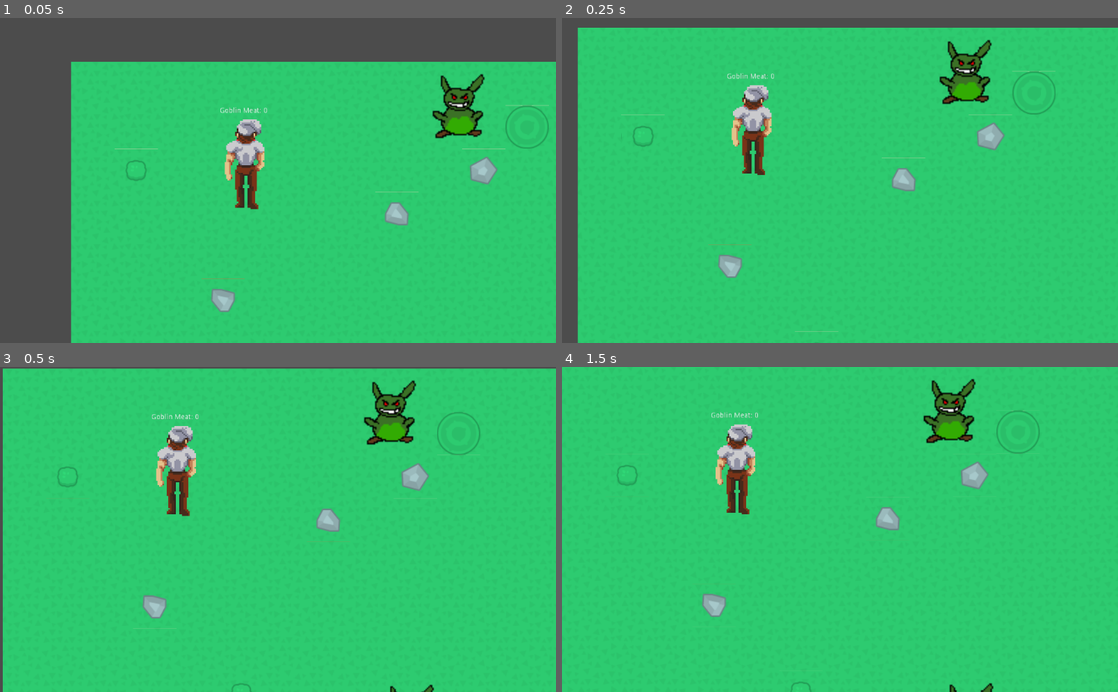
Above: before the commit, frames 1-4 (two rows, left to right).
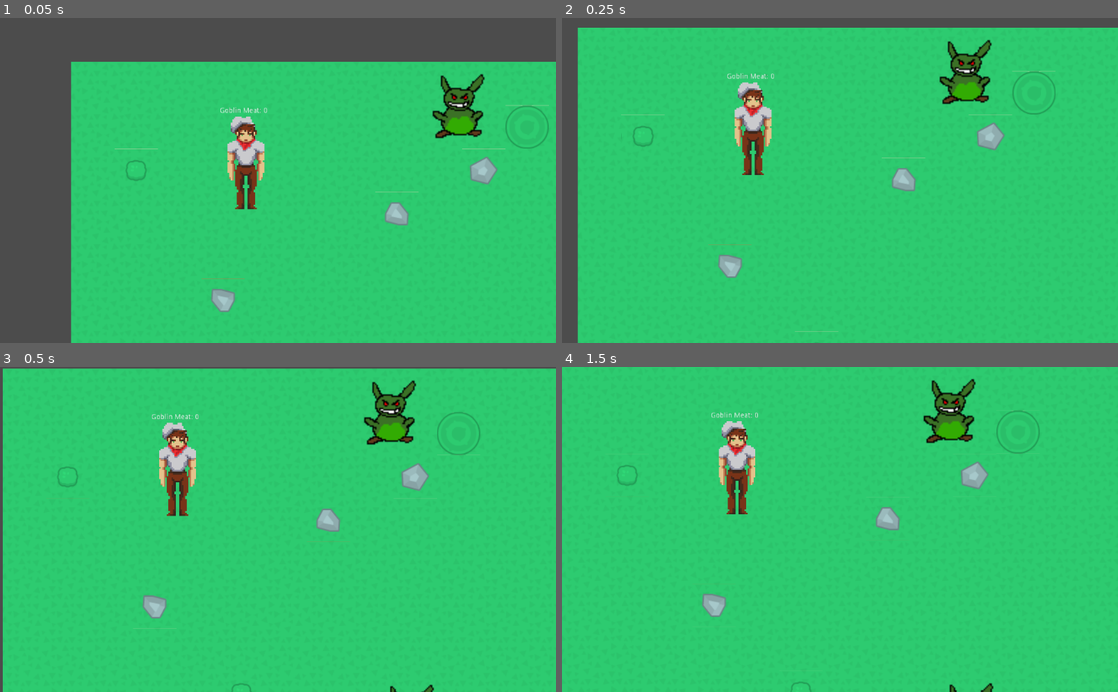
Above: after the commit, the same moments.

Repository: burtojae/ClosedForAdventure
Game: Godot game, scene res://Main.tscn
Same seed, same stepped clock (60 frames per second), same inputs: the game is played once before the commit and once after it.
Inputs:
- Up to frame 1 (0.05 s): no input
- Up to frame 2 (0.25 s): no input
- Up to frame 3 (0.5 s): no input
- Up to frame 4 (1.5 s): hold D (right) 0.53-1.28 s; tap Enter at 1.25 s; hold S (down) from 1.28 s (still down)

The runs differ from the first frame. In frame 1, 0.7% of the frame differs, in the area x 40-48%, y 30-59%; in frame 2, 0.7%; in frame 3, 0.7%; in frame 4, 0.7%.

Commit message:
Walk tweak 2
Made chef return to neutral standing frame for direction he was going in
when direction button released. Will be replaced with idle animation
when that exists.

Diff:
--- a/Main.tscn
+++ b/Main.tscn
@@ -308,7 +308,7 @@
 texture = ExtResource( 7 )
 vframes = 5
 hframes = 8
-frame = 32
+frame = 4
 _sections_unfolded = [ "Animation" ]
 
 [node name="meatCount" type="Label" parent="Player"]
--- a/PlayerWalk.gd
+++ b/PlayerWalk.gd
@@ -19,7 +19,7 @@
 			$playerAnimator.play("up")
 	elif Input.is_action_just_released("up") and $playerAnimator.get_current_animation() == "up":
 		$playerAnimator.stop() #Later this will instead set an idle
-							   #animation to play
+		$playerSprite.frame = 29 #animation to play
 
 	#Walk down.
 	if Input.is_action_pressed("down"):
@@ -28,6 +28,7 @@
 			$playerAnimator.play("down")
 	elif Input.is_action_just_released("down") and $playerAnimator.get_current_animation() == "down":
 		$playerAnimator.stop()
+		$playerSprite.frame = 4
 
 	#Walk left
 	if Input.is_action_pressed("left"):
@@ -36,6 +37,7 @@
 			$playerAnimator.play("left")
 	elif Input.is_action_just_released("left") and $playerAnimator.get_current_animation() == "left":
 		$playerAnimator.stop()
+		$playerSprite.frame = 24
 
 	#Walk right.
 	if Input.is_action_pressed("right"):
@@ -44,6 +46,7 @@
 			$playerAnimator.play("right")
 	elif Input.is_action_just_released("right") and $playerAnimator.get_current_animation() == "right":
 		$playerAnimator.stop()
+		$playerSprite.frame = 12
 
 	self.move_and_slide(direction * speed)
 	$meatCount.set_text("Goblin Meat: " + str(Global.shittyMeatOwned))
